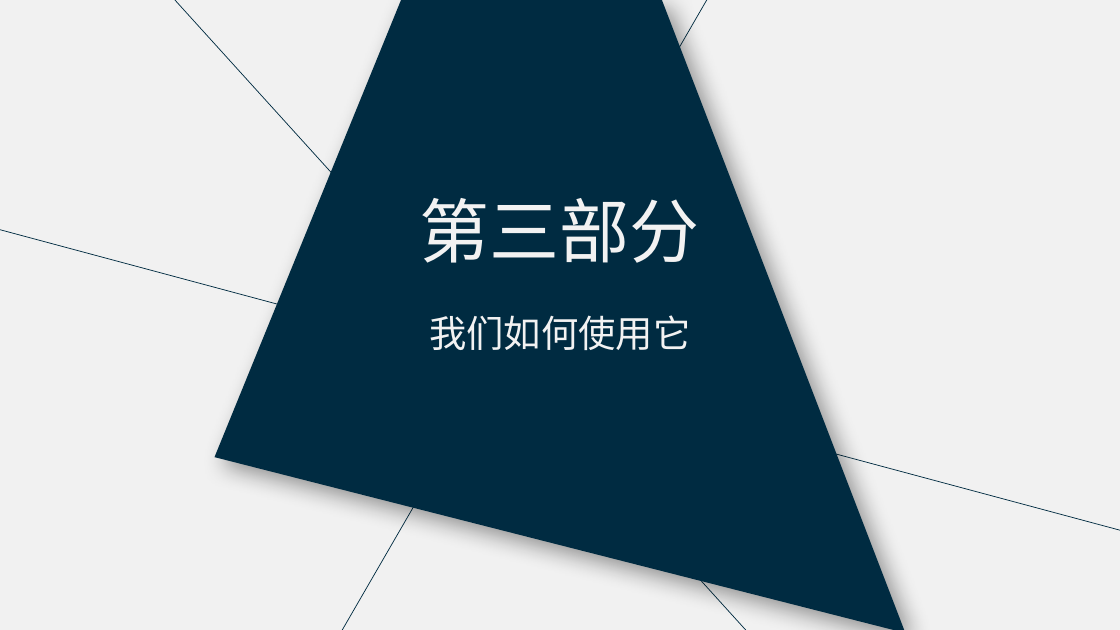
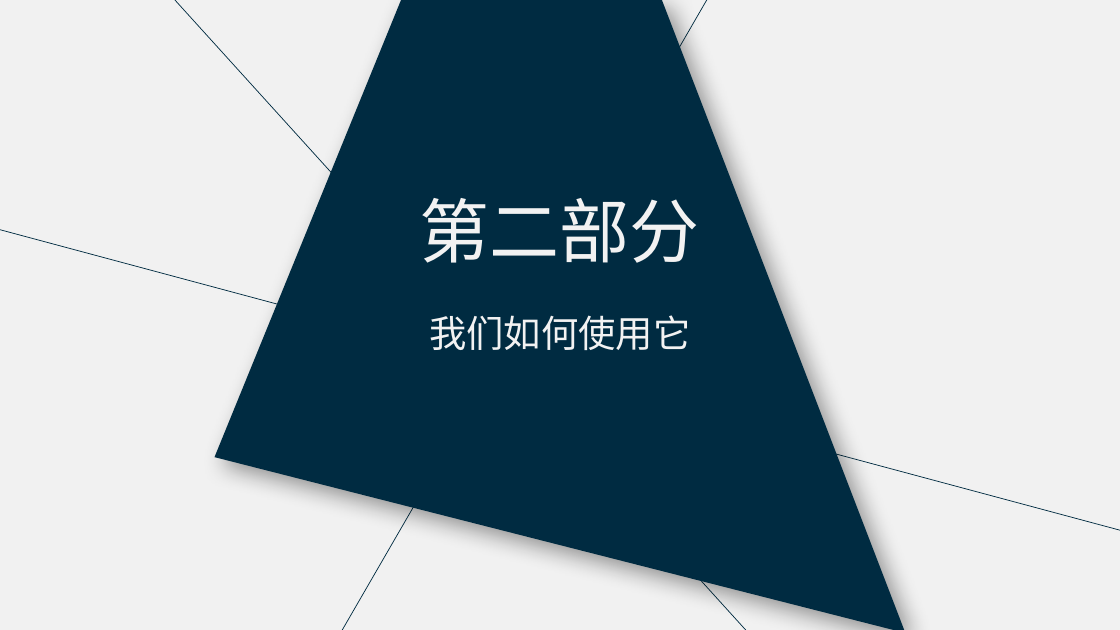
Before and after one commit to luoyiyi/rxjs-demos, a slide deck: slide 9 of rxjs入门分享.pptx (slide 10 before the commit). Drawn at 1120x630 pixels with LibreOffice and Linux fonts; fonts in the diff are those of the drawing. Boxes give left, top, right and bottom in pixels: in the first picture for what was removed or moved away, otherwise in the second. Text is boxed around its words. In the diff, an @@ line names an element or a change of style, - is before the commit and + after.

```diff
--- a/rxjs入门分享.pptx
+++ b/rxjs入门分享.pptx
@@ text at <box>420,198,700,263</box>: text changed @@
-第三部分
+第二部分
```
Also in this commit, not shown: 4 other slides changed, 4 slides removed, 9 other files.
